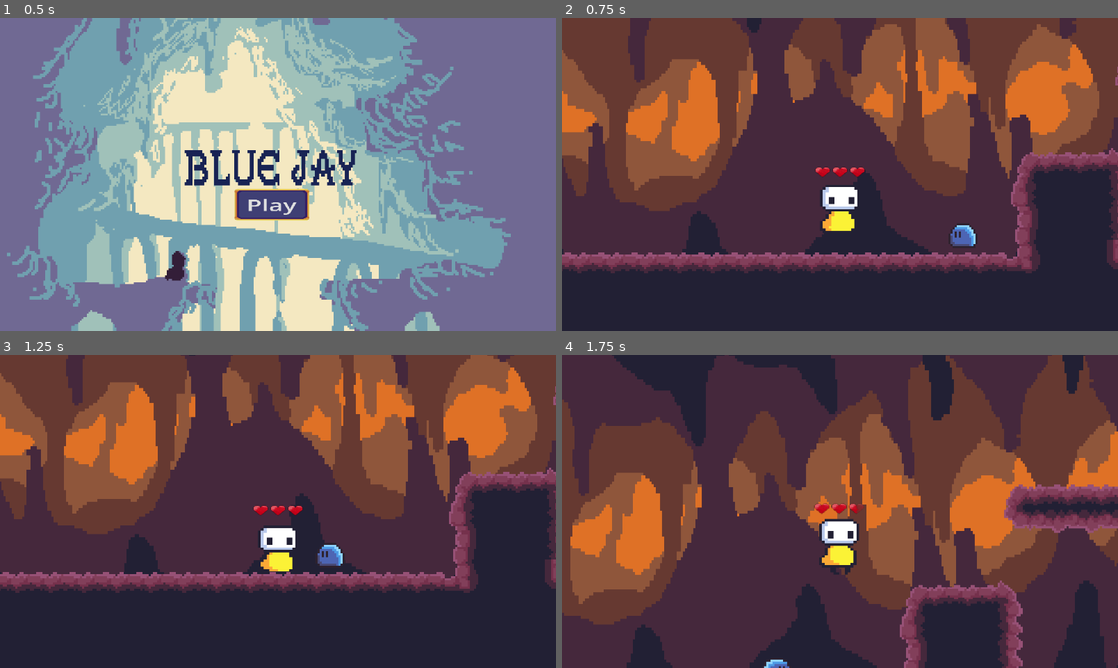
Above: before the commit, frames 1-4 (two rows, left to right).
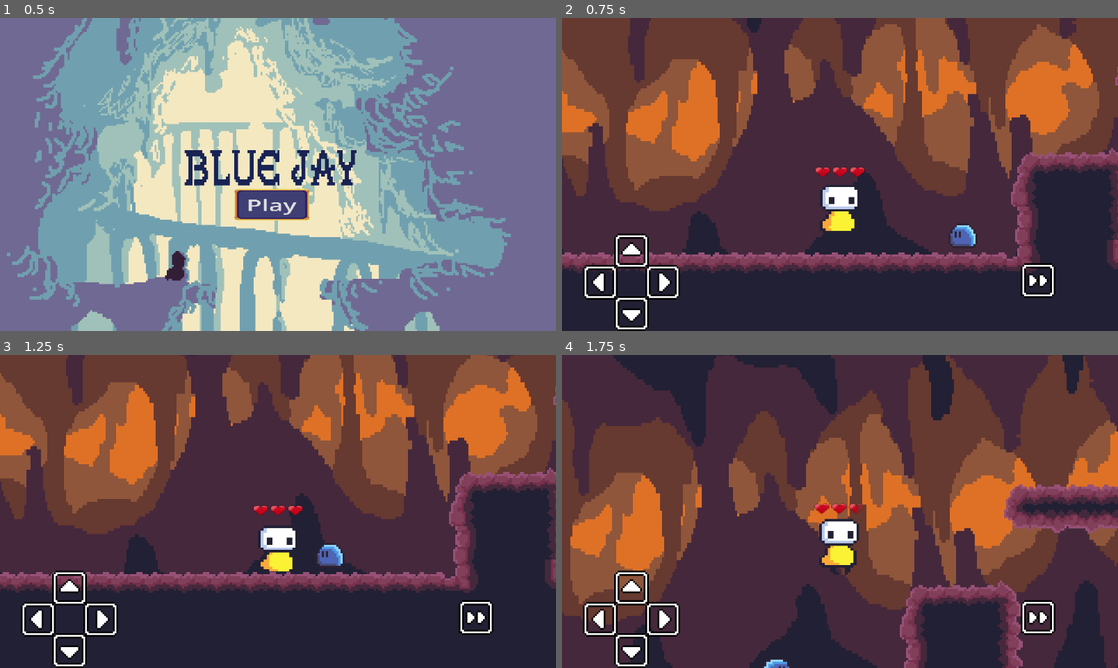
Above: after the commit, the same moments.

Repository: yanaexe/Global-Classroom-Project
Game: Godot game, scene res://scenes/title_screen.tscn
Two runs of this game, one before a commit and one after it. Both use one fixed random seed, a clock stepped at 60 frames per second and the inputs below.
Inputs (mouse positions are in pixels of both pictures, inside the frame that each line leads up to):
- Up to frame 1 (0.5 s): no input
- Up to frame 2 (0.75 s): click "Play" at 0.5 s
- Up to frame 3 (1.25 s): no input
- Up to frame 4 (1.75 s): move the mouse to (962, 495) at 1.27 s; hold Right (right) from 1.28 s (still down); tap Shift (dash) at 1.35 s; tap Space (jump) at 1.52, 1.55 s

Frame 1 is identical in both runs. In frame 2, 2.4% of the frame differs, in the area x 3-89%, y 68-100%; in frame 3, 2.4%; in frame 4, 2.4%.

Commit message:
Mobile controls added. Mouse can emulate touch with them as well

Diff:
--- a/project.godot
+++ b/project.godot
@@ -100,6 +100,10 @@
 ]
 }
 
+[input_devices]
+
+pointing/emulate_touch_from_mouse=true
+
 [rendering]
 
 textures/canvas_textures/default_texture_filter=0
--- a/scenes/character_player.tscn
+++ b/scenes/character_player.tscn
@@ -1,10 +1,11 @@
-[gd_scene load_steps=20 format=3 uid="uid://d33issu1eff0t"]
+[gd_scene load_steps=21 format=3 uid="uid://d33issu1eff0t"]
 
 [ext_resource type="Script" uid="uid://euuy0c6b0cu" path="res://scripts/character_player.gd" id="1_h8xes"]
 [ext_resource type="Texture2D" uid="uid://ceq2vfccc328s" path="res://sprites/basic_player.png" id="2_0msbn"]
 [ext_resource type="PackedScene" uid="uid://brvyst51c7fmv" path="res://scenes/staff.tscn" id="3_mc5b1"]
 [ext_resource type="Script" uid="uid://dma3k4ausu8a" path="res://scripts/heartManager.gd" id="4_gx81s"]
 [ext_resource type="Texture2D" uid="uid://dvgwrh63bdywo" path="res://sprites/Mediavel.png" id="4_njumh"]
+[ext_resource type="PackedScene" uid="uid://cuob4rxnl5fcq" path="res://scenes/mobile_control.tscn" id="6_i3slc"]
 
 [sub_resource type="Animation" id="Animation_t65pi"]
 length = 0.001
@@ -224,3 +225,5 @@
 position = Vector2(-3, -6)
 scale = Vector2(0.15, 0.15)
 sprite_frames = SubResource("SpriteFrames_k4b70")
+
+[node name="MobileControl" parent="." instance=ExtResource("6_i3slc")]
--- /dev/null
+++ b/scenes/mobile_control.tscn
@@ -0,0 +1,39 @@
+[gd_scene load_steps=3 format=3 uid="uid://cuob4rxnl5fcq"]
+
+[ext_resource type="Texture2D" uid="uid://bnoiqfkp82w8e" path="res://backgrounds/arrows.png" id="1_fiqgl"]
+[ext_resource type="Texture2D" uid="uid://ccbsnmmvies6v" path="res://backgrounds/dash.png" id="2_a1hw4"]
+
+[node name="MobileControl" type="CanvasLayer"]
+
+[node name="Up" type="TouchScreenButton" parent="."]
+position = Vector2(24, 118)
+texture_normal = ExtResource("1_fiqgl")
+passby_press = true
+action = "jump"
+
+[node name="Down" type="TouchScreenButton" parent="."]
+position = Vector2(56, 186)
+rotation = 3.14159
+texture_normal = ExtResource("1_fiqgl")
+passby_press = true
+action = "down"
+
+[node name="Left" type="TouchScreenButton" parent="."]
+position = Vector2(6, 168)
+rotation = 4.71239
+texture_normal = ExtResource("1_fiqgl")
+passby_press = true
+action = "left"
+
+[node name="Right" type="TouchScreenButton" parent="."]
+position = Vector2(74, 136)
+rotation = 1.5708
+texture_normal = ExtResource("1_fiqgl")
+passby_press = true
+action = "right"
+
+[node name="Dash" type="TouchScreenButton" parent="."]
+position = Vector2(258, 135)
+texture_normal = ExtResource("2_a1hw4")
+passby_press = true
+action = "dash"
Binary file added: backgrounds/arrows.png
Not shown, added: backgrounds/arrows.png.import
Binary file added: backgrounds/dash.png
Not shown, added: backgrounds/dash.png.import
